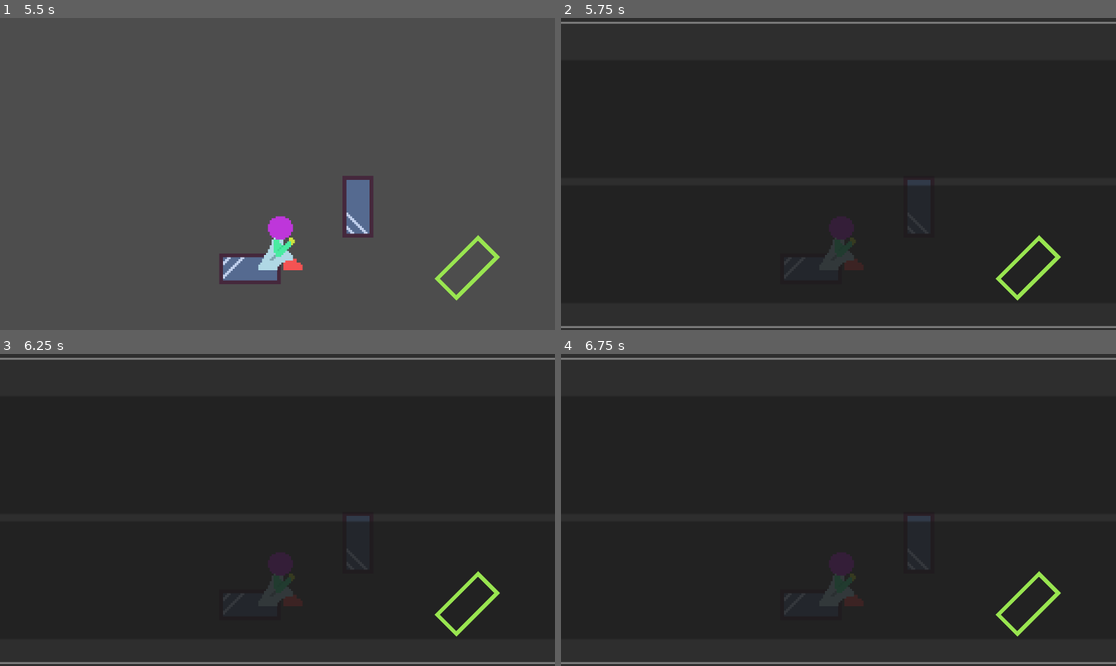
Above: before the commit, frames 1-4 (two rows, left to right).
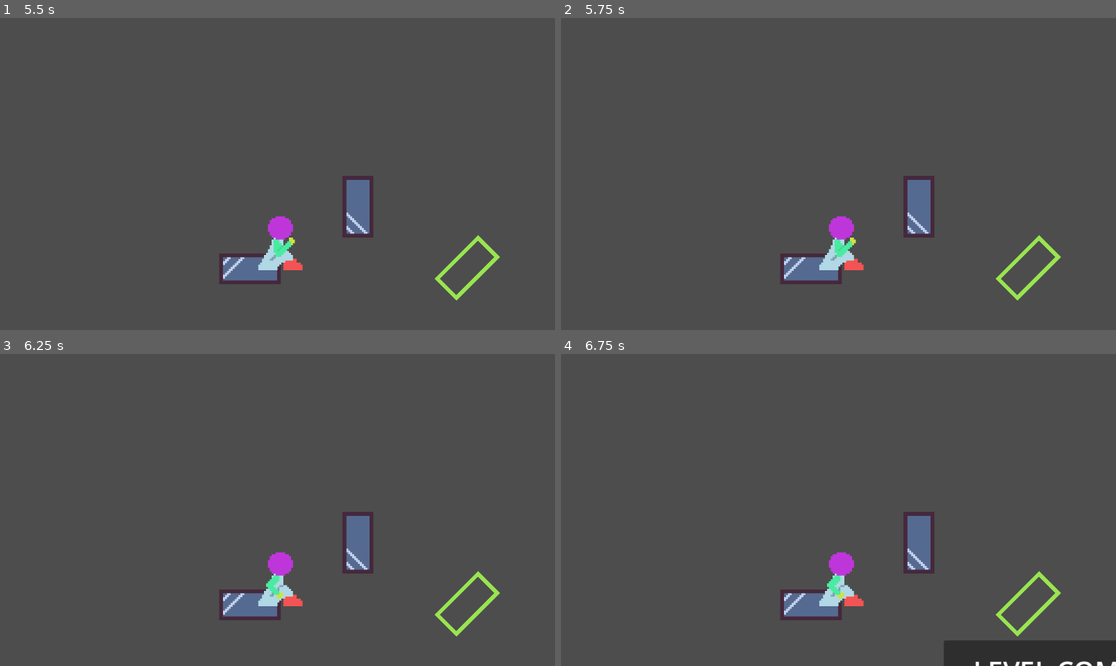
Above: after the commit, the same moments.

Repository: Wake1st/break-glass-godot
Game: Godot game, scene res://main/main.tscn
Two runs of this game, one before a commit and one after it. Both use one fixed random seed, a clock stepped at 60 frames per second and the inputs below. The engine's default icon, where the game draws it, is replaced by a stand-in: a white triangle on a blue panel in a dark square.
Inputs (mouse positions are in pixels of both pictures, inside the frame that each line leads up to):
- Up to frame 1 (5.5 s): click "Play" at 0.5 s; click (277, 130) at 1.25 s; move the mouse to (399, 158) at 2.02 s; click (399, 158) at 2.1 s; tap Enter at 2.75 s; move the mouse to (166, 189) at 2.77 s; right-click (166, 189) at 2.85 s; move the mouse to (333, 105) at 3.52 s; click (333, 105) at 3.6 s; move the mouse to (249, 236) at 4.27 s; right-click (249, 236) at 4.35 s; tap Space at 5 s; move the mouse to (444, 220) at 5.02 s; click (444, 220) at 5.1 s
- Up to frame 2 (5.75 s): tap N (debug_level_skip) at 5.65 s
- Up to frame 3 (6.25 s): move the mouse to (111, 463) at 5.77 s; right-click (111, 463) at 5.85 s
- Up to frame 4 (6.75 s): move the mouse to (866, 510) at 6.52 s; click (866, 510) at 6.6 s

Frame 1 is identical in both runs. In frame 2, 99% of the frame differs, in the area x 0-100%, y 0-100%; in frame 3, 99%; in frame 4, 97%.

Commit message:
moving level menus to camera - still needs to follow the camera

Diff:
--- a/levels/level.gd
+++ b/levels/level.gd
@@ -7,10 +7,9 @@
 
 @onready var fallBoundary: FallBoundary = $FallBoundary
 @onready var goal: Goal = $Goal
+@onready var player: Player = $Player
 
-@onready var resultMenu: ResultMenu = %ResultMenu
-@onready var failureMenu: FailureMenu = %FailureMenu
-
+var endTimer: Timer = Timer.new()
 var currentNumber: int
 var isPractice: bool
 
@@ -19,17 +18,22 @@
 	# unpause the game
 	get_tree().paused = false
 
-	# collect values
+	# setup variables
 	currentNumber = name.right(1) as int
+
+	add_child(endTimer)
+	endTimer.one_shot = true
+	endTimer.wait_time = 0.6
 
 	# connect signals
 	goal.finished.connect(handle_goal_crossed)
 	fallBoundary.passed_fall_boundary.connect(handle_fall_failure)
+	endTimer.timeout.connect(_on_endtimer_timeout)
 
-	resultMenu.menu_selected.connect(handle_menu_selected)
-	resultMenu.next_selected.connect(handle_next_selected)
-	failureMenu.menu_selected.connect(handle_menu_selected)
-	failureMenu.reset_selected.connect(handle_reset_selected)
+	player.resultMenu.menu_selected.connect(handle_menu_selected)
+	player.resultMenu.next_selected.connect(handle_next_selected)
+	player.failureMenu.menu_selected.connect(handle_menu_selected)
+	player.failureMenu.reset_selected.connect(handle_reset_selected)
 
 
 ###	DEV-ONLY: Skips the level
@@ -39,26 +43,32 @@
 
 
 func handle_fall_failure() -> void:
-	failureMenu.visible = true
 	get_tree().paused = true
+	player.failureMenu.visible = true
 
 
 func handle_goal_crossed() -> void:
-	resultMenu.visible = true
+	endTimer.start()
+	print("timer - started")
+
+
+func _on_endtimer_timeout() -> void:
+	print("timer - ended")
 	get_tree().paused = true
+	player.resultMenu.visible = true
 
 
 func handle_next_selected() -> void:
-	resultMenu.visible = false
+	player.resultMenu.visible = false
 	level_finished.emit(currentNumber)
 
 
 func handle_reset_selected() -> void:
-	failureMenu.visible = false
+	player.failureMenu.visible = false
 	level_failed.emit(currentNumber)
 
 
 func handle_menu_selected() -> void:
-	resultMenu.visible = false
-	failureMenu.visisble = false
+	player.resultMenu.visible = false
+	player.failureMenu.visisble = false
 	level_quit.emit()
--- a/levels/level_1.tscn
+++ b/levels/level_1.tscn
@@ -1,13 +1,11 @@
-[gd_scene load_steps=9 format=3 uid="uid://inf3vb82fm82"]
+[gd_scene load_steps=7 format=3 uid="uid://inf3vb82fm82"]
 
 [ext_resource type="Script" path="res://levels/level.gd" id="1_n7fpd"]
 [ext_resource type="PackedScene" uid="uid://diylur7volu7j" path="res://platform/platform.tscn" id="1_wamu0"]
 [ext_resource type="PackedScene" uid="uid://cryqnjk6ljur4" path="res://player/player.tscn" id="1_x8rmr"]
 [ext_resource type="PackedScene" uid="uid://deb4ccl8wguj8" path="res://goal/goal.tscn" id="2_auo2n"]
 [ext_resource type="PackedScene" uid="uid://jvk44jgaptay" path="res://platform/start.tscn" id="2_ej0qu"]
-[ext_resource type="PackedScene" uid="uid://ca13mevyyk4eo" path="res://ui/failure_menu.tscn" id="6_2enal"]
 [ext_resource type="PackedScene" uid="uid://cc6qnmfrc335n" path="res://platform/fall_boundary.tscn" id="6_cvupy"]
-[ext_resource type="PackedScene" uid="uid://dblud0y5ptrek" path="res://ui/result_menu.tscn" id="7_gsoti"]
 
 [node name="Level_1" type="Node2D"]
 script = ExtResource("1_n7fpd")
@@ -21,14 +19,6 @@
 [node name="Player" parent="." instance=ExtResource("1_x8rmr")]
 position = Vector2(0, 3)
 
-[node name="FailureMenu" parent="Player" instance=ExtResource("6_2enal")]
-unique_name_in_owner = true
-visible = false
-
-[node name="ResultMenu" parent="Player" instance=ExtResource("7_gsoti")]
-unique_name_in_owner = true
-visible = false
-
 [node name="Goal" parent="." instance=ExtResource("2_auo2n")]
 position = Vector2(451, -1.99997)
 rotation = 0.785398
--- a/levels/level_2.tscn
+++ b/levels/level_2.tscn
@@ -1,12 +1,10 @@
-[gd_scene load_steps=9 format=3 uid="uid://bfnsylubi66wt"]
+[gd_scene load_steps=7 format=3 uid="uid://bfnsylubi66wt"]
 
 [ext_resource type="Script" path="res://levels/level.gd" id="1_5d3xg"]
 [ext_resource type="PackedScene" uid="uid://diylur7volu7j" path="res://platform/platform.tscn" id="1_utrgk"]
 [ext_resource type="PackedScene" uid="uid://cryqnjk6ljur4" path="res://player/player.tscn" id="2_c0xhi"]
 [ext_resource type="PackedScene" uid="uid://jvk44jgaptay" path="res://platform/start.tscn" id="2_jv212"]
 [ext_resource type="PackedScene" uid="uid://deb4ccl8wguj8" path="res://goal/goal.tscn" id="3_feucw"]
-[ext_resource type="PackedScene" uid="uid://ca13mevyyk4eo" path="res://ui/failure_menu.tscn" id="5_80gnk"]
-[ext_resource type="PackedScene" uid="uid://dblud0y5ptrek" path="res://ui/result_menu.tscn" id="6_7rcfb"]
 [ext_resource type="PackedScene" uid="uid://cc6qnmfrc335n" path="res://platform/fall_boundary.tscn" id="6_604vr"]
 
 [node name="Level_2" type="Node2D"]
@@ -20,14 +18,6 @@
 [node name="Player" parent="." instance=ExtResource("2_c0xhi")]
 position = Vector2(0, 2)
 
-[node name="FailureMenu" parent="Player" instance=ExtResource("5_80gnk")]
-unique_name_in_owner = true
-visible = false
-
-[node name="ResultMenu" parent="Player" instance=ExtResource("6_7rcfb")]
-unique_name_in_owner = true
-visible = false
-
 [node name="Goal" parent="." instance=ExtResource("3_feucw")]
 position = Vector2(800, 100)
 rotation = 1.5708
--- a/levels/level_3.tscn
+++ b/levels/level_3.tscn
@@ -1,13 +1,11 @@
-[gd_scene load_steps=9 format=3 uid="uid://cxca7gonc2v4h"]
+[gd_scene load_steps=7 format=3 uid="uid://cxca7gonc2v4h"]
 
 [ext_resource type="Script" path="res://levels/level.gd" id="1_st4q2"]
 [ext_resource type="PackedScene" uid="uid://jvk44jgaptay" path="res://platform/start.tscn" id="2_dqace"]
 [ext_resource type="PackedScene" uid="uid://diylur7volu7j" path="res://platform/platform.tscn" id="3_6v8so"]
 [ext_resource type="PackedScene" uid="uid://cryqnjk6ljur4" path="res://player/player.tscn" id="4_hemle"]
-[ext_resource type="PackedScene" uid="uid://ca13mevyyk4eo" path="res://ui/failure_menu.tscn" id="5_8mwkk"]
 [ext_resource type="PackedScene" uid="uid://deb4ccl8wguj8" path="res://goal/goal.tscn" id="5_oaw58"]
 [ext_resource type="PackedScene" uid="uid://cc6qnmfrc335n" path="res://platform/fall_boundary.tscn" id="6_ak5hk"]
-[ext_resource type="PackedScene" uid="uid://dblud0y5ptrek" path="res://ui/result_menu.tscn" id="6_hnll7"]
 
 [node name="Level_3" type="Node2D"]
 script = ExtResource("1_st4q2")
@@ -29,14 +27,6 @@
 [node name="Player" parent="." instance=ExtResource("4_hemle")]
 position = Vector2(0, 2)
 
-[node name="FailureMenu" parent="Player" instance=ExtResource("5_8mwkk")]
-unique_name_in_owner = true
-visible = false
-
-[node name="ResultMenu" parent="Player" instance=ExtResource("6_hnll7")]
-unique_name_in_owner = true
-visible = false
-
 [node name="Goal" parent="." instance=ExtResource("5_oaw58")]
 position = Vector2(-139, -816)
 rotation = -1.5708
--- a/levels/level_4.tscn
+++ b/levels/level_4.tscn
@@ -1,13 +1,11 @@
-[gd_scene load_steps=9 format=3 uid="uid://dqbysdyoubrvt"]
+[gd_scene load_steps=7 format=3 uid="uid://dqbysdyoubrvt"]
 
 [ext_resource type="Script" path="res://levels/level.gd" id="1_sh7wk"]
 [ext_resource type="PackedScene" uid="uid://jvk44jgaptay" path="res://platform/start.tscn" id="2_k2soi"]
 [ext_resource type="PackedScene" uid="uid://diylur7volu7j" path="res://platform/platform.tscn" id="3_ya4hs"]
 [ext_resource type="PackedScene" uid="uid://cryqnjk6ljur4" path="res://player/player.tscn" id="4_asese"]
 [ext_resource type="PackedScene" uid="uid://deb4ccl8wguj8" path="res://goal/goal.tscn" id="5_gad6g"]
-[ext_resource type="PackedScene" uid="uid://ca13mevyyk4eo" path="res://ui/failure_menu.tscn" id="5_xnphb"]
 [ext_resource type="PackedScene" uid="uid://cc6qnmfrc335n" path="res://platform/fall_boundary.tscn" id="6_5hvg5"]
-[ext_resource type="PackedScene" uid="uid://dblud0y5ptrek" path="res://ui/result_menu.tscn" id="6_bgvfq"]
 
 [node name="Level_4" type="Node2D"]
 script = ExtResource("1_sh7wk")
@@ -29,22 +27,6 @@
 [node name="Player" parent="." instance=ExtResource("4_asese")]
 position = Vector2(0, 2)
 
-[node name="FailureMenu" parent="Player" instance=ExtResource("5_xnphb")]
-unique_name_in_owner = true
-visible = false
-offset_left = -250.0
-offset_top = -128.0
-offset_right = 250.0
-offset_bottom = 128.0
-
-[node name="ResultMenu" parent="Player" instance=ExtResource("6_bgvfq")]
-unique_name_in_owner = true
-visible = false
-offset_left = -300.0
-offset_top = -250.0
-offset_right = 300.0
-offset_bottom = 250.0
-
 [node name="Goal" parent="." instance=ExtResource("5_gad6g")]
 position = Vector2(0, -728)
 
--- a/levels/level_5.tscn
+++ b/levels/level_5.tscn
@@ -1,13 +1,11 @@
-[gd_scene load_steps=9 format=3 uid="uid://cu1fnscanp6py"]
+[gd_scene load_steps=7 format=3 uid="uid://cu1fnscanp6py"]
 
 [ext_resource type="Script" path="res://levels/level.gd" id="1_6g7y8"]
 [ext_resource type="PackedScene" uid="uid://jvk44jgaptay" path="res://platform/start.tscn" id="2_hegy8"]
 [ext_resource type="PackedScene" uid="uid://diylur7volu7j" path="res://platform/platform.tscn" id="3_3cc22"]
 [ext_resource type="PackedScene" uid="uid://cryqnjk6ljur4" path="res://player/player.tscn" id="4_hl38s"]
-[ext_resource type="PackedScene" uid="uid://ca13mevyyk4eo" path="res://ui/failure_menu.tscn" id="5_kxrjb"]
 [ext_resource type="PackedScene" uid="uid://deb4ccl8wguj8" path="res://goal/goal.tscn" id="5_tncup"]
 [ext_resource type="PackedScene" uid="uid://cc6qnmfrc335n" path="res://platform/fall_boundary.tscn" id="6_725lq"]
-[ext_resource type="PackedScene" uid="uid://dblud0y5ptrek" path="res://ui/result_menu.tscn" id="6_u7tdq"]
 
 [node name="Level_5" type="Node2D"]
 script = ExtResource("1_6g7y8")
@@ -65,22 +63,6 @@
 [node name="Player" parent="." instance=ExtResource("4_hl38s")]
 position = Vector2(0, 2)
 
-[node name="FailureMenu" parent="Player" instance=ExtResource("5_kxrjb")]
-unique_name_in_owner = true
-visible = false
-offset_left = -250.0
-offset_top = -128.0
-offset_right = 250.0
-offset_bottom = 128.0
-
-[node name="ResultMenu" parent="Player" instance=ExtResource("6_u7tdq")]
-unique_name_in_owner = true
-visible = false
-offset_left = -300.0
-offset_top = -250.0
-offset_right = 300.0
-offset_bottom = 250.0
-
 [node name="Goal" parent="." instance=ExtResource("5_tncup")]
 position = Vector2(0, -3040)
 rotation = 1.5708
--- a/main/main.gd
+++ b/main/main.gd
@@ -7,11 +7,9 @@
 @onready var settingsMenu: SettingsMenu = %SettingsMenu
 
 @onready var levelRoot: Node2D = $LevelRoot
-@onready var endLevelTimer: Timer = $EndTimer
 
 var currentMenu: Panel
 var currentLevel: Level
-var nextLevelId: int
 var levelList: LevelList = LevelList.new()
 
 var highestLevelId: int = 0
@@ -78,18 +76,15 @@
 	currentMenu.visible = false
 
 
-func handle_level_failure() -> void:
+func handle_exit_level() -> void:
 	disconnect_level(currentLevel)
 	handle_return_to_main()
 
 
 func handle_next_level(levelId) -> void:
 	# create a time buffer to avoid "sudden change" shock
-	nextLevelId = levelId + 1
-	endLevelTimer.start()
+	var nextLevelId = levelId + 1
 
-
-func _on_end_timer_timeout() -> void:
 	# disconnect current level
 	disconnect_level(currentLevel)
 
@@ -108,7 +103,8 @@
 	level.visible = false
 	levelRoot.call_deferred("remove_child", level)
 	level.level_finished.disconnect(handle_next_level)
-	level.level_failed.disconnect(handle_level_failure)
+	level.level_failed.disconnect(handle_exit_level)
+	level.level_quit.disconnect(handle_exit_level)
 
 
 func setup_level(scene:PackedScene, isPractice: bool = false) -> Level:
@@ -116,7 +112,8 @@
 	levelRoot.call_deferred("add_child",level)
 	level.set_deferred("isPractice", isPractice)
 	level.level_finished.connect(handle_next_level)
-	level.level_failed.connect(handle_level_failure)
+	level.level_failed.connect(handle_exit_level)
+	level.level_quit.connect(handle_exit_level)
 	level.visible = true
 	return level
 
--- a/main/main.tscn
+++ b/main/main.tscn
@@ -8,10 +8,6 @@
 
 [node name="Main" type="Node"]
 script = ExtResource("1_075jk")
-
-[node name="EndTimer" type="Timer" parent="."]
-wait_time = 0.8
-one_shot = true
 
 [node name="LevelRoot" type="Node2D" parent="."]
 
@@ -58,5 +54,4 @@
 visible = false
 layout_mode = 2
 
-[connection signal="timeout" from="EndTimer" to="." method="_on_end_timer_timeout"]
 [connection signal="practice_level_selected" from="UIRoot/CenterContainer/PracticeMenu" to="." method="_on_practice_level_selected"]
--- a/player/player.gd
+++ b/player/player.gd
@@ -8,6 +8,9 @@
 @onready var aim: Aim = $Aim
 @onready var image: Sprite2D = $Image
 @onready var imageAnimator: AnimationPlayer = $Image/AnimationPlayer
+
+@onready var resultMenu: ResultMenu = %ResultMenu
+@onready var failureMenu: FailureMenu = %FailureMenu
 
 var isAiming: bool = false
 var headFirst: bool = false
--- a/player/player.tscn
+++ b/player/player.tscn
@@ -1,8 +1,10 @@
-[gd_scene load_steps=9 format=3 uid="uid://cryqnjk6ljur4"]
+[gd_scene load_steps=11 format=3 uid="uid://cryqnjk6ljur4"]
 
 [ext_resource type="Texture2D" uid="uid://r0mg3uhxjjd1" path="res://assets/hopper-Sheet-sheet.png" id="1_di721"]
 [ext_resource type="Script" path="res://player/player.gd" id="1_leat7"]
 [ext_resource type="PackedScene" uid="uid://bqv7so7nk8rqp" path="res://player/aim.tscn" id="3_6nnbd"]
+[ext_resource type="PackedScene" uid="uid://ca13mevyyk4eo" path="res://ui/failure_menu.tscn" id="4_5je8h"]
+[ext_resource type="PackedScene" uid="uid://dblud0y5ptrek" path="res://ui/result_menu.tscn" id="5_daqsu"]
 
 [sub_resource type="CircleShape2D" id="CircleShape2D_qyey6"]
 
@@ -91,3 +93,16 @@
 
 [node name="Camera2D" type="Camera2D" parent="."]
 offset = Vector2(0, -200)
+
+[node name="CanvasLayer" type="CanvasLayer" parent="Camera2D"]
+follow_viewport_enabled = true
+
+[node name="FailureMenu" parent="Camera2D/CanvasLayer" instance=ExtResource("4_5je8h")]
+unique_name_in_owner = true
+visible = false
+top_level = true
+
+[node name="ResultMenu" parent="Camera2D/CanvasLayer" instance=ExtResource("5_daqsu")]
+unique_name_in_owner = true
+visible = false
+top_level = true
